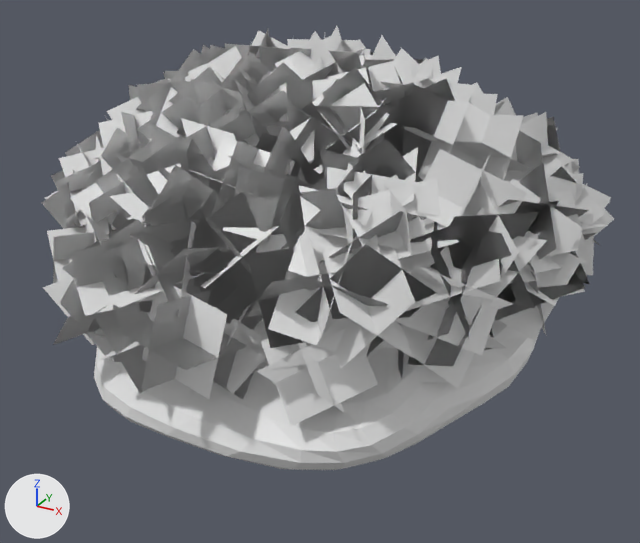
What one commit did to the Blender file Assets/VFX/Foliage/Blender/Leaf.blend.
Before and after are seen from a 50 mm camera at (10.1, -26.69, 10.56) aimed at (0.6, -9.42, 1.93). Arrows for +X, +Y and +Z are at lower left; the lights stay in place. The same objects are shown in both versions, whatever each file hides.

Script lines for the objects in view, before the commit:
```python
me_plane_003 = bpy.data.meshes.new('Plane.003')
me_plane_003.from_pydata(...)  # 3000 vertices, 750 faces; spans x -10.67..3.1, y -5.95..6.37, z -7.41..7.52
me_sphere = bpy.data.meshes.new('Sphere')
me_sphere.from_pydata(...)  # 482 vertices, 512 faces; spans x -4.55..3.96, y -4.52..3.89, z -0.84..2.45
ob_leaf_001 = bpy.data.objects.new('LEaf.001', me_plane_003)
ob_leaf_001.location = (0.94, -5.68, 1.69)
ob_leaf_001.rotation_euler = (-2.019, 0.518, 1.349)  # degrees (-116, 30, 77)
ob_leaf_001.scale = (0.9, 0.9, 0.9)
ob_sphere = bpy.data.objects.new('Sphere', me_sphere)
ob_sphere.location = (0.45, -8.54, 0.42)
ob_sphere.scale = (1.41, 1.41, 1.41)
```
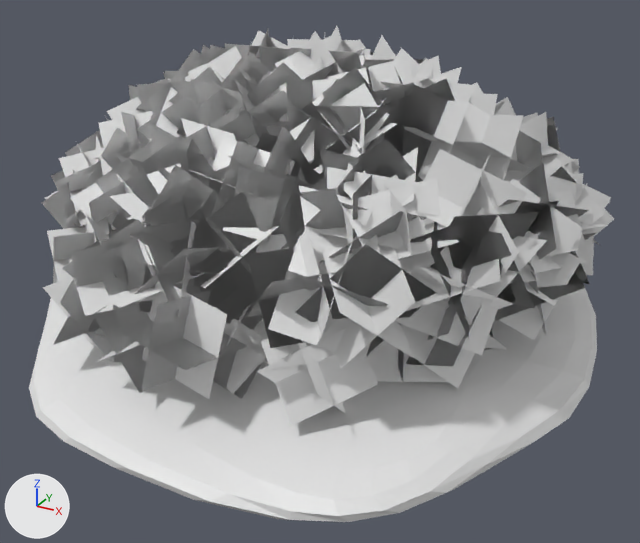
Where the change shows, as pixel boxes (x1, y1, x2, y2) in the pictures (640 x 543 px):
'Sphere', rescaled: before (94, 320, 540, 470); after (29, 288, 597, 522)

Edits to the bpy script that builds the scene:
```text
Change ob_sphere:
    ob_sphere.scale: (1.41, 1.41, 1.41) -> (1.74, 1.74, 0.846)
```
